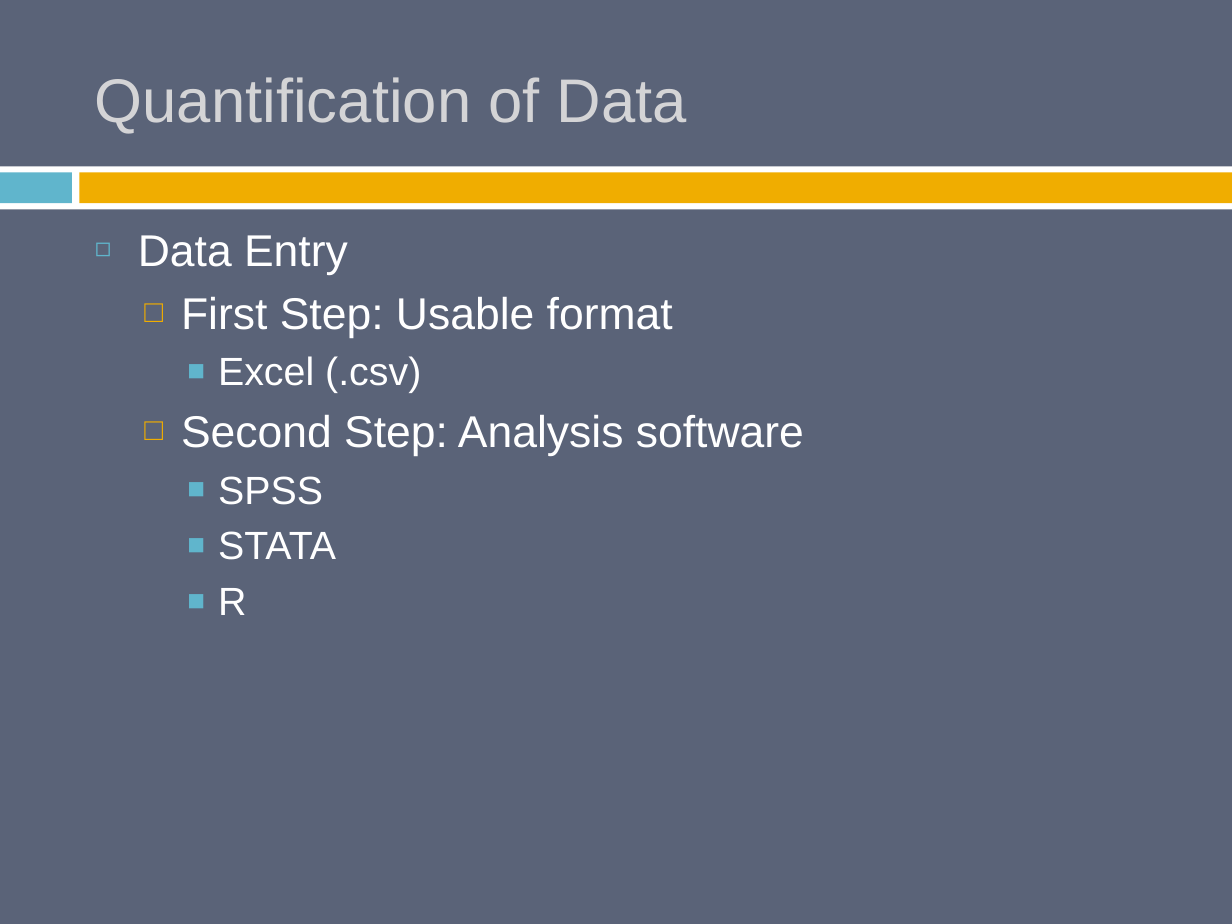
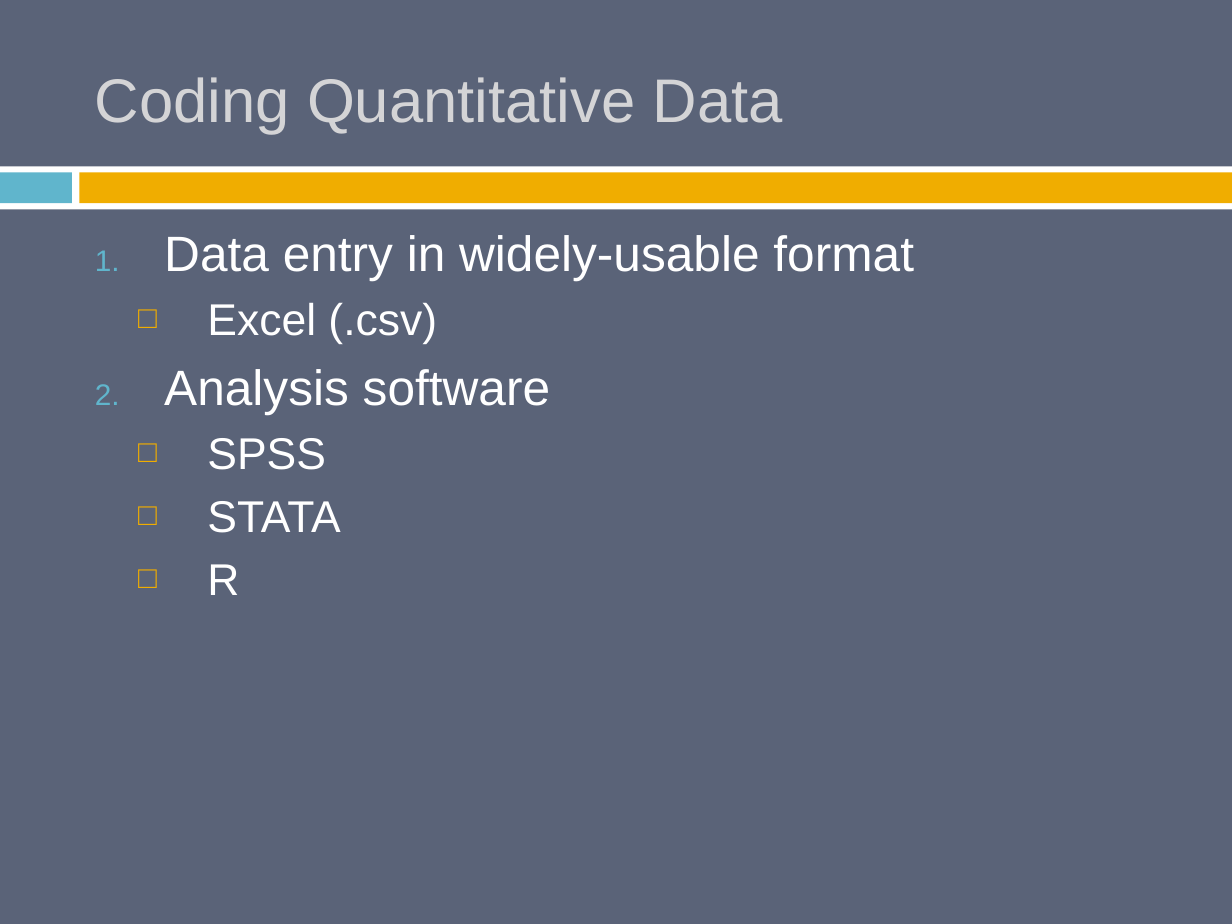
Before and after one commit to burrelvannjr/methods_csuf, a slide deck: slide 11 of ppts/old/Babbie_7e_PPT_ch_14.pptx (slide 9 before the commit). Drawn at 1232x924 pixels with LibreOffice and Linux fonts; fonts in the diff are those of the drawing. Boxes give left, top, right and bottom in pixels: in the first picture for what was removed or moved away, otherwise in the second. Text is boxed around its words. In the diff, an @@ line names an element or a change of style, - is before the commit and + after.

```diff
--- a/ppts/old/Babbie_7e_PPT_ch_14.pptx
+++ b/ppts/old/Babbie_7e_PPT_ch_14.pptx
@@ title at [95,77,783,133]: text changed @@
-Quantification of Data
+Coding Quantitative Data
@@ text at [164,235,914,280]: text changed; size 26 to 29 pt @@
-◻ Data Entry
-  □ First Step: Usable format
+1. Data entry in widely-usable format
@@ text at [207,303,437,595]: size 23 to 26 pt in "Excel (.csv)", "SPSS", "STATA", "R"; bullet ■ to □; list level 3 to 2 in "Excel (.csv)"; bullet colour #60B5CC to #F0AD00; list level 3 to 2 in "SPSS"; list level 3 to 2 in "STATA"; list level 3 to 2 in "R" @@
@@ text at [164,369,550,415]: text changed; size 26 to 29 pt @@
-  □ Second Step: Analysis software
+2. Analysis software
```
Also in this commit, not shown: 25 other slides changed, 4 slides added, 31 other files.
